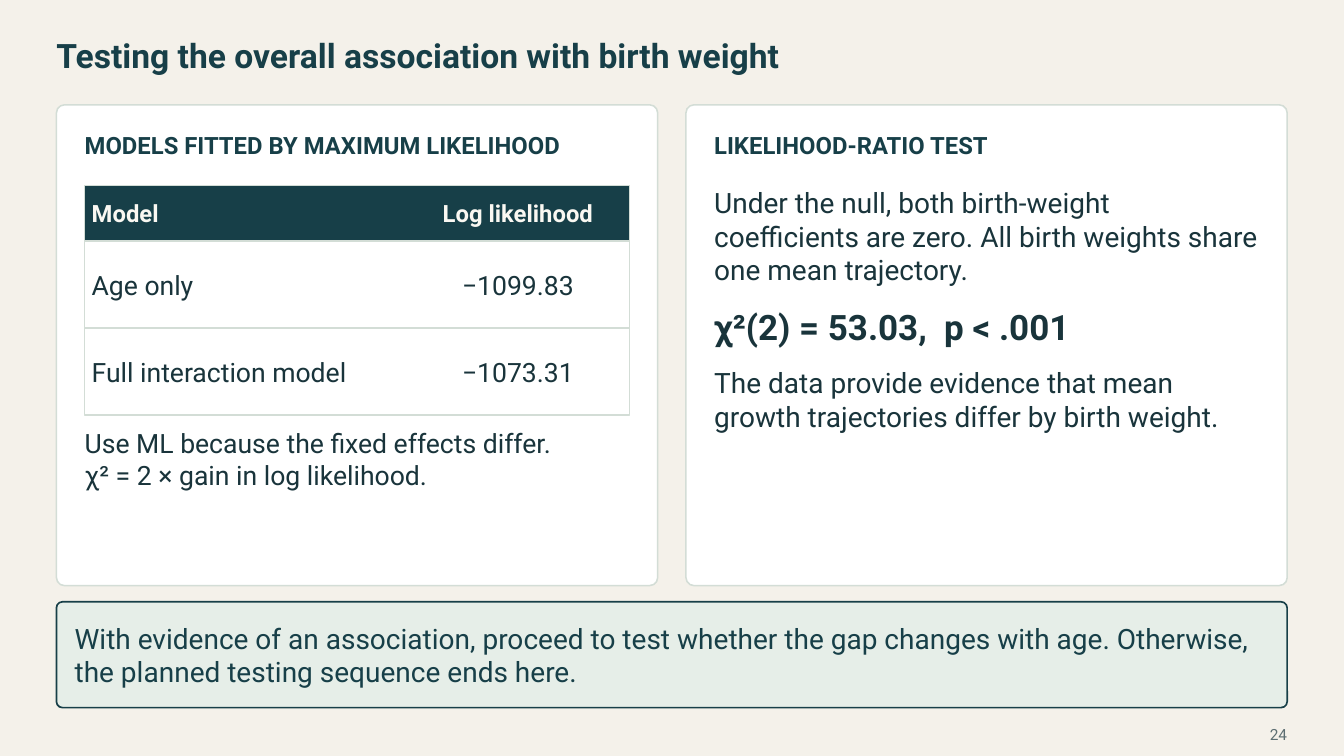
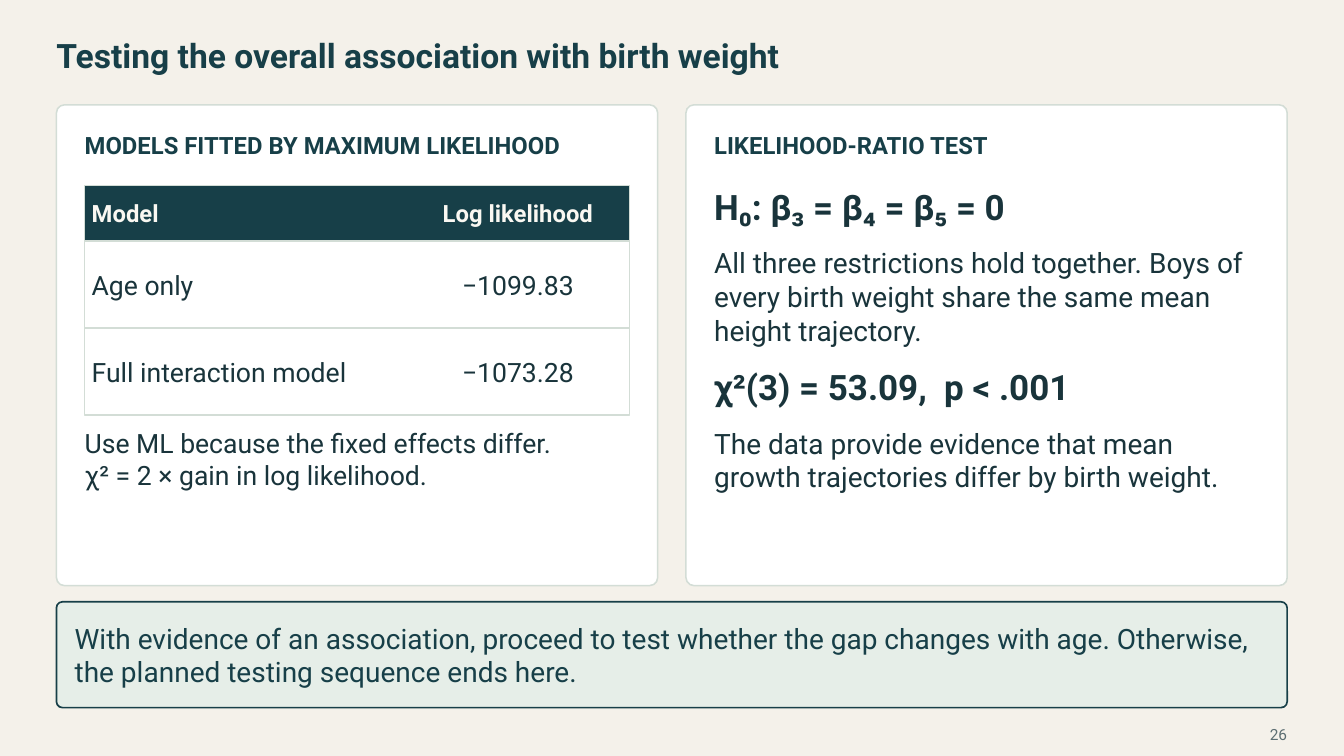
Before and after one commit to Postmus/BeyondMLR, a slide deck: slide 26 of lectures_2627/week4/Beyond_MLR_Week_4.pptx (slide 24 before the commit). Drawn at 1344x756 pixels with LibreOffice and Linux fonts; fonts in the diff are those of the drawing. Boxes give left, top, right and bottom in pixels: in the first picture for what was removed or moved away, otherwise in the second. Text is boxed around its words. In the diff, an @@ line names an element or a change of style, - is before the commit and + after.

Commit message:
Revise the Week 4 longitudinal modeling lecture and chick growth labs

```diff
--- a/lectures_2627/week4/Beyond_MLR_Week_4.pptx
+++ b/lectures_2627/week4/Beyond_MLR_Week_4.pptx
@@ text at (714, 194, 1005, 227): text changed; size 20 to 25 pt; bold on @@
-Under the null, both birth-weight coefficients are zero. All birth weights share one mean trajectory.
+H₀: β₃ = β₄ = β₅ = 0
@@ text added at (714, 251, 1243, 347), 20 pt, text #19343B @@
+All three restrictions hold together. Boys of every birth weight share the same mean height trajectory.
@@ text at (462, 363, 574, 383): text changed @@
-−1073.31
+−1073.28
@@ text at (714, 372, 1069, 408): text changed @@
-χ²(2) = 53.03, p < .001
+χ²(3) = 53.09, p < .001
@@ text "The data provide evidence that ...": place and size @@
-text "The data provide evidence that ..." at (714, 372, 1218, 433)
+text "The data provide evidence that ..." at (714, 433, 1218, 493)
@@ page number at (1270, 729, 1287, 740): text changed @@
-24
+26
```
Also in this commit, not shown: 17 other slides changed, 11 slides added, 8 slides removed, 20 other files.
